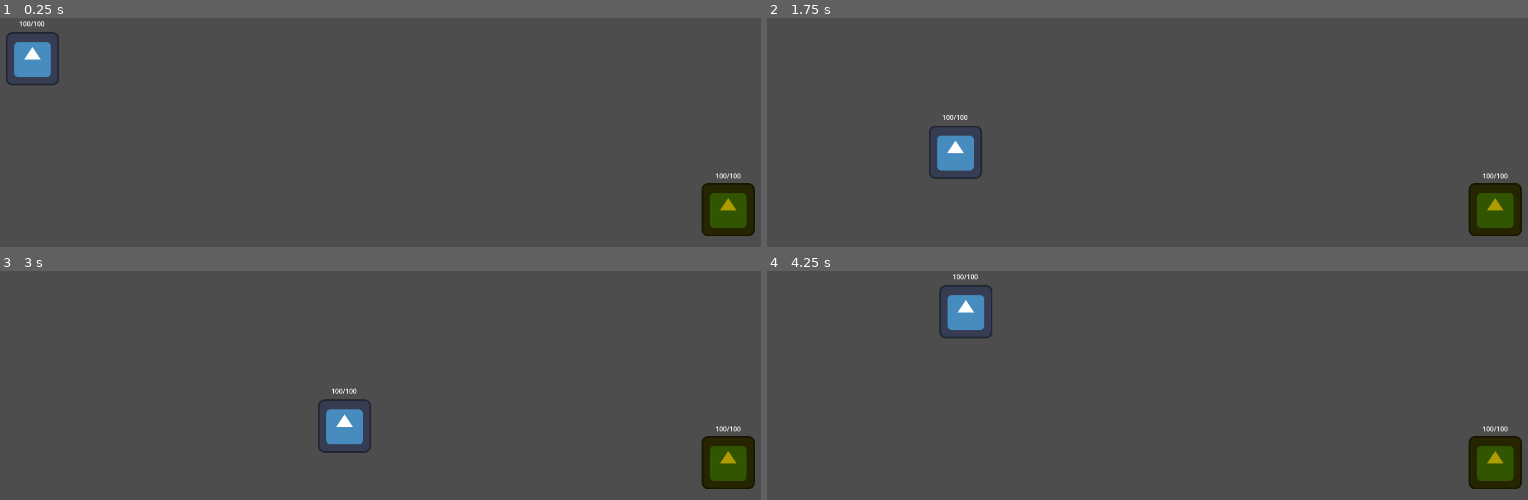
Above: before the commit, frames 1-4 (two rows, left to right).
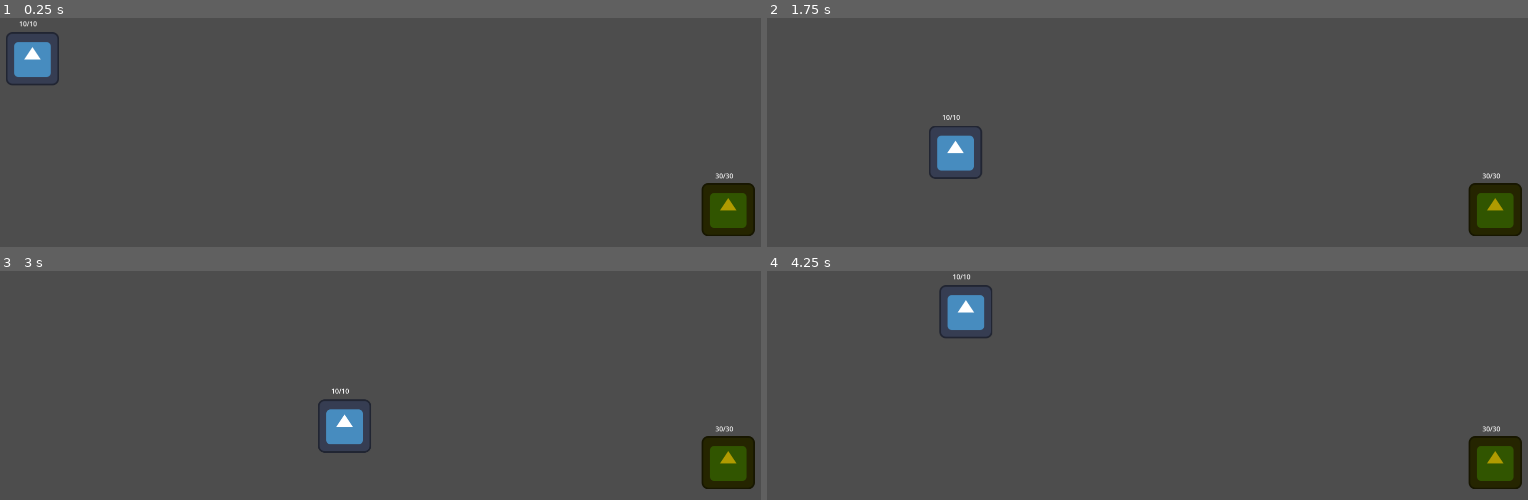
Above: after the commit, the same moments.

Repository: HunterGooD/-godot_game_components
Game: Godot game, scene res://src/scenes/main.tscn
The game is run twice, just before and just after one commit, with the same random seed, the same clock (stepped at 60 frames per second) and the same inputs. The engine's default icon, where the game draws it, is replaced by a stand-in: a white triangle on a blue panel in a dark square.
Inputs (mouse positions are in pixels of both pictures, inside the frame that each line leads up to):
- Up to frame 1 (0.25 s): no input
- Up to frame 2 (1.75 s): tap Enter at 0.5 s; move the mouse to (1337, 219) at 0.52 s; press the mouse at (1337, 219) at 0.53 s; hold D (move_right) 0.53-1.28 s; move the mouse to (outside the picture) at 1.27 s; release the mouse at (outside the picture) at 1.28 s; hold S (move_down) from 1.28 s (still down); click (outside the picture) at 1.35 s
- Up to frame 3 (3 s): move the mouse to (471, 396) at 2.02 s; release S (move_down) at 2.03 s; hold D (move_right) 2.03-2.78 s; hold Space (dash) 2.03-2.78 s; click (471, 396) at 2.3 s; move the mouse to (outside the picture) at 2.77 s; hold W (move_up) from 2.78 s (still down); click (outside the picture) at 2.85 s
- Up to frame 4 (4.25 s): move the mouse to (outside the picture) at 3.52 s; release W (move_up) at 3.53 s; press the mouse at (outside the picture) at 3.53 s; hold A (move_left) from 3.53 s (still down)

The runs differ from the first frame. In frame 1, 0.1% of the frame differs, in the area x 3-98%, y 1-71%; in frame 2, less than 0.1%; in frame 3, less than 0.1%; in frame 4, less than 0.1%.

Commit message:
feature: enemy, player died events and restart game

Diff:
--- a/project.godot
+++ b/project.godot
@@ -14,6 +14,11 @@
 run/main_scene="uid://cbgfqwdg421av"
 config/features=PackedStringArray("4.6", "Forward Plus")
 config/icon="res://icon.svg"
+
+[autoload]
+
+GameEvents="*uid://3edfp1cjmkrr"
+GameManager="*uid://6hpiptaositi"
 
 [display]
 
--- a/src/components/action_component.gd
+++ b/src/components/action_component.gd
@@ -6,4 +6,5 @@
 
 signal attack_action
 signal attack_finished
+signal attack_cancelled
 signal attack_ready
--- a/src/components/combat_component.gd
+++ b/src/components/combat_component.gd
@@ -23,10 +23,10 @@
 		push_warning("_on_attack_action() weapon component is null for combat component")
 		return
 
-	print("attack!!!!!!!!!!!!!")
 	if not weapon_component.try_attack():
-		print("attack finished!!!!!!!!!!!!!")
-		action_component.attack_finished.emit()
+		print("attack ignored: weapon not ready")
+		action_component.attack_cancelled.emit()
+		return
 
 
 func _on_attack_finished():
--- a/src/components/enemy_ai_component.gd
+++ b/src/components/enemy_ai_component.gd
@@ -34,6 +34,7 @@
 
 	action_component.attack_finished.connect(_on_attack_finished)
 	action_component.attack_ready.connect(_on_attack_ready)
+	action_component.attack_cancelled.connect(_on_attack_cancelled)
 
 
 func get_vector() -> Vector2:
@@ -52,6 +53,12 @@
 
 
 func change_state(next_state: ActorState.BaseState) -> void:
+	print(
+		"change states ",
+		ActorState.BaseState.keys()[state],
+		ActorState.BaseState.keys()[next_state]
+	)
+
 	if state == next_state:
 		return
 
@@ -72,7 +79,12 @@
 			return
 
 	var previous_state := state
-	print("asdasdasd")
+	print(
+		"change states ",
+		ActorState.BaseState.keys()[state],
+		" -> ",
+		ActorState.BaseState.keys()[next_state]
+	)
 	_exit_state(previous_state)
 	state = next_state
 	_enter_state(next_state)
@@ -121,7 +133,16 @@
 
 
 func _on_lose_body_exited(body: Node2D) -> void:
-	print("exited", body)
+	print(
+		"exited",
+		body,
+		" TARGET ",
+		target,
+		" iis attack range ",
+		target_in_attack_range,
+		" state ",
+		ActorState.BaseState.keys()[state]
+	)
 	if body != target:
 		return
 
@@ -166,6 +187,15 @@
 		return
 
 	change_state(ActorState.BaseState.IDLE)
+
+
+func _on_attack_cancelled() -> void:
+	is_attacking = false
+
+	if target_in_attack_range:
+		change_state(ActorState.BaseState.IDLE)
+		return
+	change_state(ActorState.BaseState.RUN)
 
 
 func _on_attack_ready() -> void:
--- a/src/components/health_component.gd
+++ b/src/components/health_component.gd
@@ -57,6 +57,8 @@
 
 func _on_stats_changed():
 	var new_max_hp: float = main_stats.get_max_health()
+	print("new max hp ", new_max_hp, " current hp ", max_hp)
 	if max_hp != new_max_hp:
+		current_hp = clampf(current_hp + (new_max_hp - max_hp), 0.0, max_hp)
 		max_hp = new_max_hp
-		current_hp += new_max_hp - max_hp
+		hp_change.emit(current_hp, max_hp)
--- /dev/null
+++ b/src/components/reward_component.gd
@@ -0,0 +1,21 @@
+class_name RewardComponent
+extends Node
+
+@export var main_stats: StatsComponent
+
+
+func _ready() -> void:
+	GameEvents.enemy_died.connect(_on_enemy_died_event)
+
+
+func _on_enemy_died_event(event: ActorDeathEvent) -> void:
+	if main_stats == null:
+		push_warning("main stats component in reward components is null")
+		return
+
+	if event.stats_modif == null:
+		print("event stats modifier is null")
+		return
+
+	print("stats up reward")
+	main_stats.add_modifier(event.stats_modif)
--- a/src/components/stats_component.gd
+++ b/src/components/stats_component.gd
@@ -20,6 +20,7 @@
 	if idx != -1:
 		modifiers.remove_at(idx)
 		stats_changed.emit()
+
 
 func get_stat(stat_id: StatEnums.StatType) -> float:
 	var value := _get_base_value(stat_id)
--- a/src/enemy/base/resource/base_enemy.tres
+++ b/src/enemy/base/resource/base_enemy.tres
@@ -4,6 +4,7 @@
 
 [resource]
 script = ExtResource("1_42y4p")
+max_health = 30.0
 move_speed = 250.0
 damage = 5.0
 dash_charges = 0
--- a/src/enemy/base/scenes/base_enemy.tscn
+++ b/src/enemy/base/scenes/base_enemy.tscn
@@ -67,7 +67,6 @@
 offset_top = -93.0
 offset_right = 31.0
 offset_bottom = -70.0
-text = "100/100"
 metadata/_edit_use_anchors_ = true
 
 [node name="Components" type="Node" parent="." unique_id=346621646]
--- a/src/enemy/base/scripts/base_enemy.gd
+++ b/src/enemy/base/scripts/base_enemy.gd
@@ -15,6 +15,8 @@
 		return
 
 	healt_component.hp_change.connect(set_text)
+	healt_component.dead.connect(_on_died_signal)
+	set_text(healt_component.current_hp, healt_component.max_hp)
 
 
 func set_text(current_hp: float, max_hp: float) -> void:
@@ -23,3 +25,22 @@
 		return
 
 	label.text = str(int(current_hp), "/", int(max_hp))
+
+
+func _on_died_signal() -> void:
+	set_process(false)
+	var event: ActorDeathEvent = ActorDeathEvent.new()
+	event.actor = self
+#	event.killer = NULL # подумать как тут получать того кто убил
+	event.position = position
+	event.xp = 10
+	event.stats_modif = StatModifierInstance.new(
+		StatEnums.StatType.MAX_HEALTH,
+		StatEnums.Mode.FLAT,
+		10.0,
+		&"max_hp_for_kill",
+		[&"kill", &"enemy", &"flat_hp"]
+	)
+
+	GameEvents.enemy_died.emit(event)
+	queue_free()
--- /dev/null
+++ b/src/enemy/base/scripts/main.gd
@@ -0,0 +1,16 @@
+extends Node2D
+
+@export var rect: ColorRect
+
+
+# Called when the node enters the scene tree for the first time.
+func _ready() -> void:
+	GameEvents.player_died.connect(_on_player_death)
+
+
+func _on_player_death(event: ActorDeathEvent) -> void:
+	rect.visible = true
+
+
+func _on_button_pressed() -> void:
+	GameManager.restart_run()
--- /dev/null
+++ b/src/entity/actor_death_event.gd
@@ -0,0 +1,11 @@
+class_name ActorDeathEvent
+extends RefCounted
+
+var actor: Node
+var killer: Node
+var position: Vector2
+var actor_kind: StringName
+var xp: int = 0
+var tags: Array[StringName] = []
+var recycle := true
+var stats_modif: StatModifierInstance
--- a/src/player/base/resource/player.tres
+++ b/src/player/base/resource/player.tres
@@ -4,6 +4,7 @@
 
 [resource]
 script = ExtResource("1_kkcf0")
+max_health = 10.0
 move_speed = 500.0
 armor = 5.0
 damage = 0.0
--- a/src/player/base/scenes/player.tscn
+++ b/src/player/base/scenes/player.tscn
@@ -14,6 +14,7 @@
 [ext_resource type="Script" uid="uid://c4elrlirrsy0c" path="res://src/components/action_component.gd" id="9_k80la"]
 [ext_resource type="Script" uid="uid://cg5f1alah2yup" path="res://src/components/hit_box_component.gd" id="10_qyjrk"]
 [ext_resource type="Script" uid="uid://dxouiqqvauj5" path="res://src/components/direction_component.gd" id="11_5j6mq"]
+[ext_resource type="Script" uid="uid://d3edg0nruhurm" path="res://src/components/reward_component.gd" id="12_6qwt8"]
 
 [sub_resource type="RectangleShape2D" id="RectangleShape2D_svyy7"]
 size = Vector2(115, 115)
@@ -79,6 +80,10 @@
 hurt_box = NodePath("../../HurtBoxComponent")
 action_component = NodePath("../ActionComponent")
 
+[node name="RewardComponent" type="Node" parent="Components" unique_id=359244830 node_paths=PackedStringArray("main_stats")]
+script = ExtResource("12_6qwt8")
+main_stats = NodePath("../StatsComponent")
+
 [node name="Icon" type="Sprite2D" parent="." unique_id=1651332600]
 texture = ExtResource("6_svyy7")
 
--- a/src/player/base/scripts/player.gd
+++ b/src/player/base/scripts/player.gd
@@ -10,6 +10,8 @@
 		return
 
 	healt_component.hp_change.connect(set_text)
+	set_text(healt_component.current_hp, healt_component.max_hp)
+	healt_component.dead.connect(_on_died_signal)
 
 
 func set_text(current_hp: float, max_hp: float) -> void:
@@ -22,3 +24,22 @@
 		return
 
 	label.text = str(int(current_hp), "/", int(max_hp))
+
+
+func _on_died_signal() -> void:
+	set_process(false)
+	var event: ActorDeathEvent = ActorDeathEvent.new()
+	event.actor = self
+#	event.killer = NULL # подумать как тут получать того кто убил
+	event.position = position
+	event.xp = 10
+	event.stats_modif = StatModifierInstance.new(
+		StatEnums.StatType.MAX_HEALTH,
+		StatEnums.Mode.FLAT,
+		10.0,
+		&"max_hp_for_kill",
+		[&"kill", &"enemy", &"flat_hp"]
+	)
+
+	GameEvents.player_died.emit(event)
+	queue_free()
--- a/src/scenes/main.tscn
+++ b/src/scenes/main.tscn
@@ -1,12 +1,48 @@
 [gd_scene format=3 uid="uid://cbgfqwdg421av"]
 
+[ext_resource type="Script" uid="uid://f7u7smexlhty" path="res://src/enemy/base/scripts/main.gd" id="1_32aa5"]
 [ext_resource type="PackedScene" uid="uid://c7evpgqq0f7fi" path="res://src/player/base/scenes/player.tscn" id="1_kkvs4"]
 [ext_resource type="PackedScene" uid="uid://1hn5nwslbvid" path="res://src/enemy/base/scenes/base_enemy.tscn" id="2_rr2wm"]
 
-[node name="Main" type="Node2D" unique_id=627861377]
+[node name="Main" type="Node2D" unique_id=627861377 node_paths=PackedStringArray("rect")]
+script = ExtResource("1_32aa5")
+rect = NodePath("Node/ColorRect")
 
 [node name="Player" parent="." unique_id=1922562164 instance=ExtResource("1_kkvs4")]
 position = Vector2(90, 98)
 
 [node name="BaseEnemy" parent="." unique_id=1084096259 instance=ExtResource("2_rr2wm")]
 position = Vector2(1762, 461)
+
+[node name="Node" type="Node" parent="." unique_id=1555415963]
+process_mode = 2
+
+[node name="ColorRect" type="ColorRect" parent="Node" unique_id=1726604372]
+visible = false
+offset_right = 1917.0
+offset_bottom = 1082.0
+color = Color(0, 0, 0, 0.42745098)
+
+[node name="VBoxContainer" type="VBoxContainer" parent="Node/ColorRect" unique_id=1710893138]
+layout_mode = 0
+offset_right = 1928.0
+offset_bottom = 1081.0
+alignment = 1
+
+[node name="Label" type="Label" parent="Node/ColorRect/VBoxContainer" unique_id=1607824895]
+layout_mode = 2
+theme_override_font_sizes/font_size = 128
+text = "GAME OVER"
+horizontal_alignment = 1
+vertical_alignment = 1
+
+[node name="BoxContainer" type="BoxContainer" parent="Node/ColorRect/VBoxContainer" unique_id=1828148902]
+layout_mode = 2
+alignment = 1
+
+[node name="Button" type="Button" parent="Node/ColorRect/VBoxContainer/BoxContainer" unique_id=1087179699]
+layout_mode = 2
+theme_override_font_sizes/font_size = 98
+text = "Restart"
+
+[connection signal="pressed" from="Node/ColorRect/VBoxContainer/BoxContainer/Button" to="." method="_on_button_pressed"]
--- /dev/null
+++ b/src/scripts/global/game_events.gd
@@ -0,0 +1,15 @@
+extends Node
+
+# Глобальная шина событий
+
+# IN GAME
+signal enemy_died(event: ActorDeathEvent)
+signal player_died(event: ActorDeathEvent)
+signal level_up
+
+# GLOBAL states
+signal run_started
+signal run_paused
+signal run_resumed
+signal run_failed
+signal run_victory
--- /dev/null
+++ b/src/scripts/global/game_manager.gd
@@ -0,0 +1,76 @@
+extends Node
+
+enum RunState {
+	NOT_STARTED,
+	RUNNING,
+	PAUSED,
+	LEVEL_UP_SELECT,
+	DEFEAT,
+	VICTORY,
+}
+
+var state: RunState = RunState.NOT_STARTED
+
+
+func _ready() -> void:
+	GameEvents.player_died.connect(_on_player_died)
+	GameEvents.level_up.connect(_on_level_up)
+	start_run()
+
+
+func start_run() -> void:
+	if state == RunState.RUNNING:
+		return
+
+	state = RunState.RUNNING
+	get_tree().paused = false
+
+
+func pause_run() -> void:
+	if state != RunState.RUNNING:
+		return
+
+	state = RunState.PAUSED
+	get_tree().paused = true
+
+
+func resume_run() -> void:
+	if state != RunState.PAUSED and state != RunState.LEVEL_UP_SELECT:
+		return
+
+	state = RunState.RUNNING
+	get_tree().paused = false
+
+
+func fail_run() -> void:
+	if state == RunState.DEFEAT:
+		return
+
+	state = RunState.DEFEAT
+	get_tree().paused = true
+
+
+func victory_run() -> void:
+	if state == RunState.VICTORY:
+		return
+
+	state = RunState.VICTORY
+	get_tree().paused = true
+
+
+func restart_run() -> void:
+	get_tree().paused = false
+	state = RunState.RUNNING
+	get_tree().reload_current_scene()
+
+
+func _on_player_died(_event: ActorDeathEvent) -> void:
+	fail_run()
+
+
+func _on_level_up(_new_level: int) -> void:
+	if state != RunState.RUNNING:
+		return
+
+	state = RunState.LEVEL_UP_SELECT
+	get_tree().paused = true
Not shown, added: src/components/reward_component.gd.uid
Not shown, added: src/enemy/base/scripts/main.gd.uid
Not shown, added: src/entity/actor_death_event.gd.uid
Not shown, added: src/scripts/global/game_events.gd.uid
Not shown, added: src/scripts/global/game_manager.gd.uid
